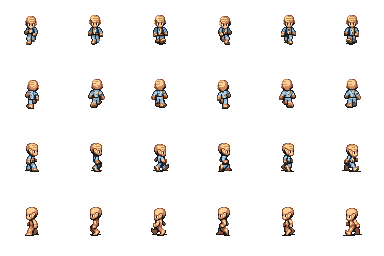
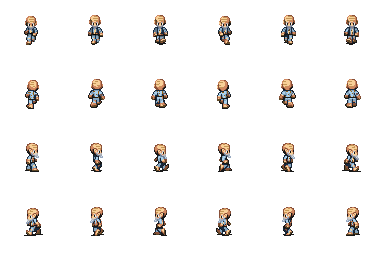
Revision of a layered (384, 256) image; what changed, layer by layer:
added layer "Layer 6" above "Layer 2" over [26, 214, 354, 224]
showed "Layer 2" over [27, 22, 359, 160]
added layer "Layer 5" above "Layer 4" over [28, 218, 357, 225]
painted on "Layer 3" over [29, 225, 359, 235]
painted on "Layer 1" over [24, 207, 362, 236]
